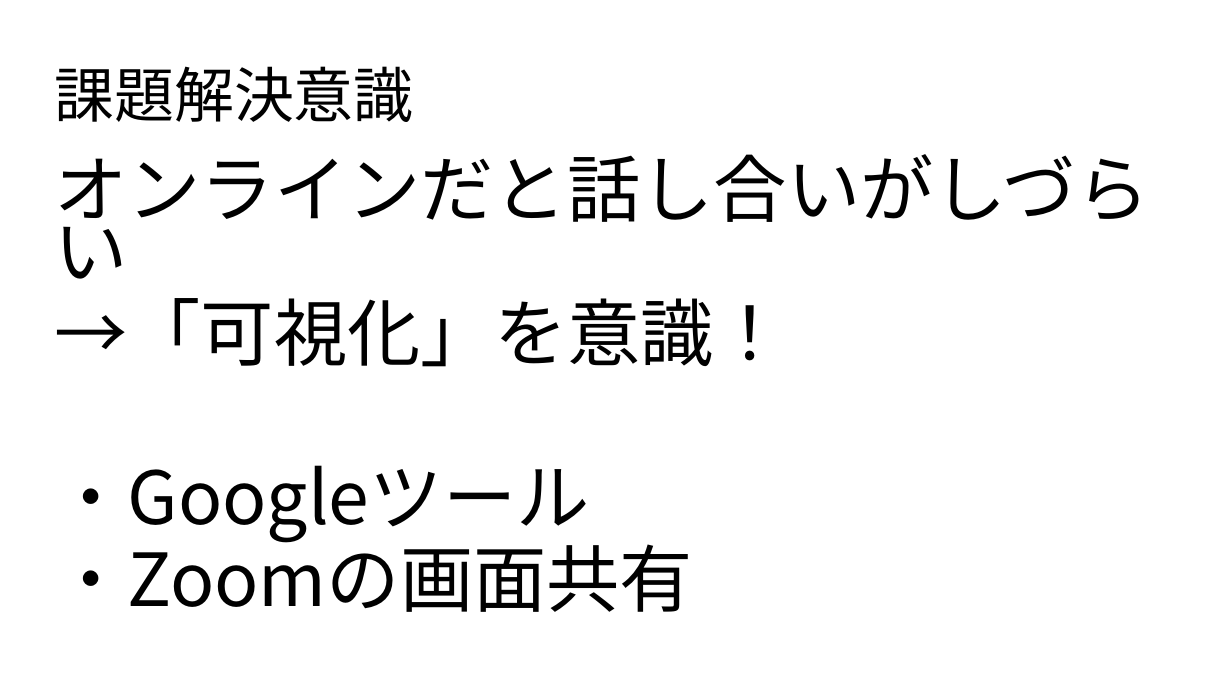
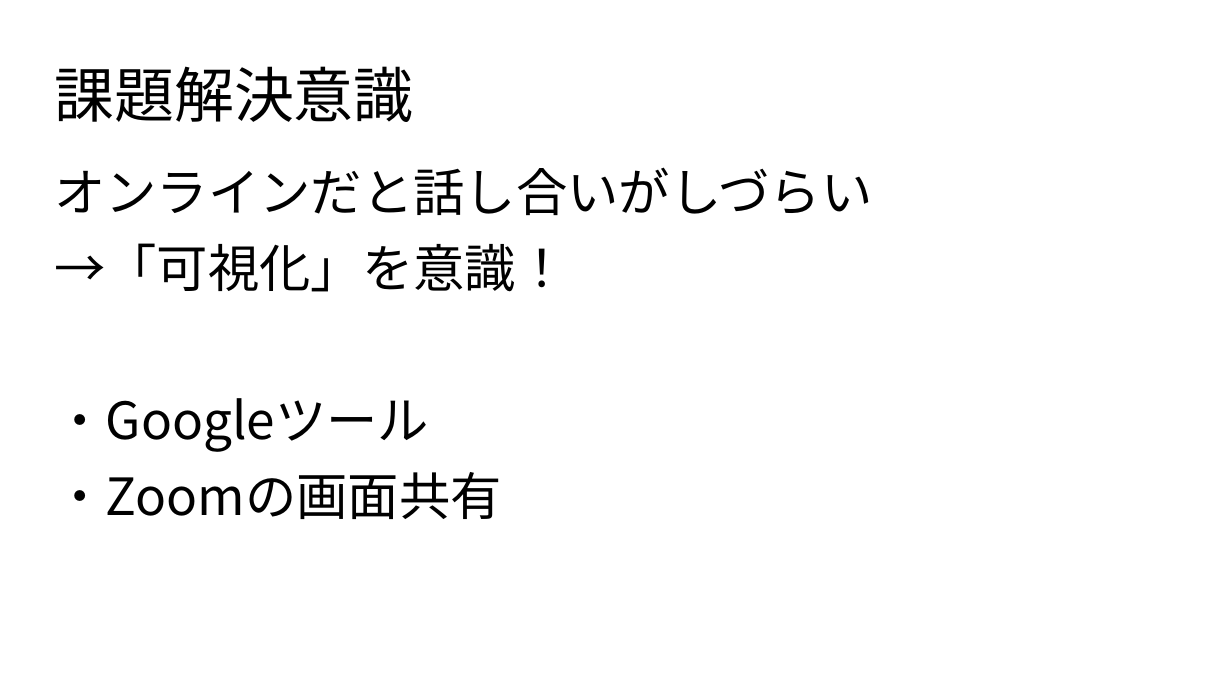
Before and after one commit to dojo2022/C-4, a slide deck: slide 24 of C-4_配布資料/C４_発表スライド.pptx. Drawn at 1232x693 pixels with LibreOffice and Linux fonts; fonts in the diff are those of the drawing. Boxes give left, top, right and bottom in pixels: in the first picture for what was removed or moved away, otherwise in the second. Text is boxed around its words. In the diff, an @@ line names an element or a change of style, - is before the commit and + after.

```diff
--- a/C-4_配布資料/C４_発表スライド.pptx
+++ b/C-4_配布資料/C４_発表スライド.pptx
@@ text "オンラインだと話し合いがしづらい" at <box>54,167,872,519</box>: size 42.8 to 30 pt; line spacing 0.7 to 0.9 @@
```
Also in this commit, not shown: 18 other slides changed.
